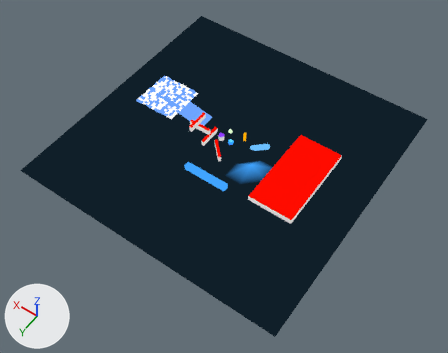
Before and after pictures for a commit that changed the Blender file examples/bounds/bounds.blend.
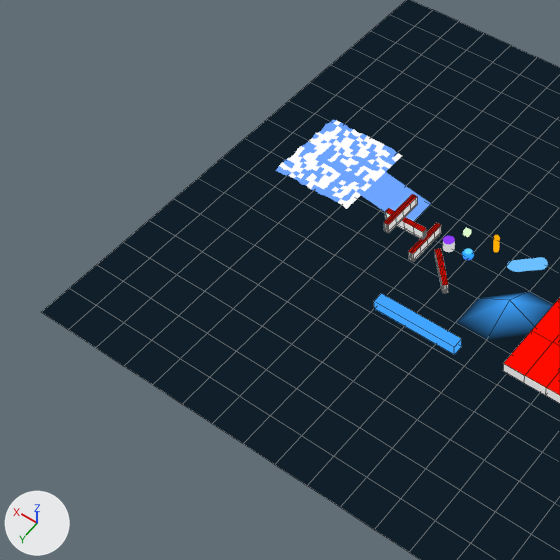
Each version appears first whole from a 50 mm lens placed at (-79.4, 115.3, 161.0), pointed at (-3.8, 9.4, -5.3), and next in a close-up on the part from 0% to 62% of the width and 5% to 83% of the height. The lights are fixed; the arrows at lower left show +X, +Y and +Z. The close-ups show mesh edges as thin lines.
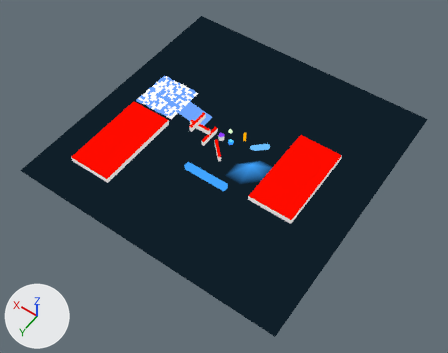
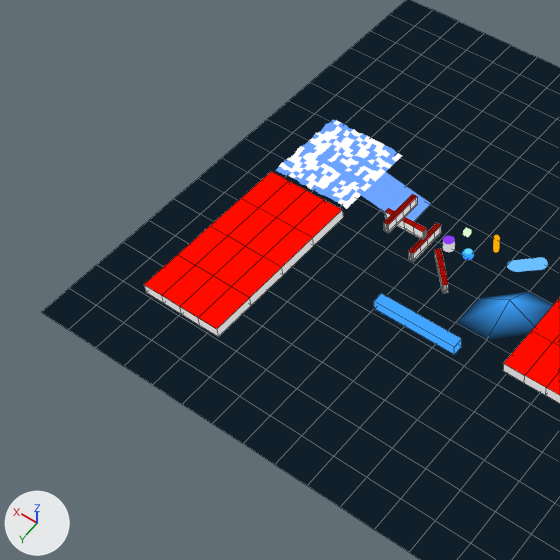
The change in detail:
Object 'Cube.004' (ob_cube_004) is new; it shows me_cube.
Its location is (31.0, 21.0, 1.0).
Its scale is (16.0, 4.0, 1.0).

Location of each change, (x1, y1, x2, y2) in pixels of the close-ups (560 x 560 px):
'Cube.004', added
    after: (144, 171, 343, 337)
